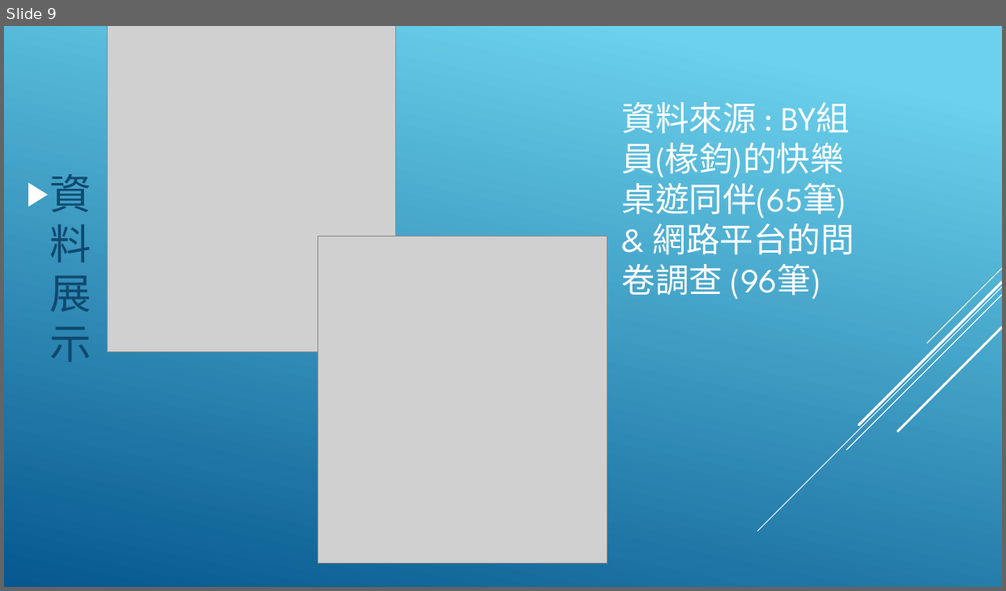
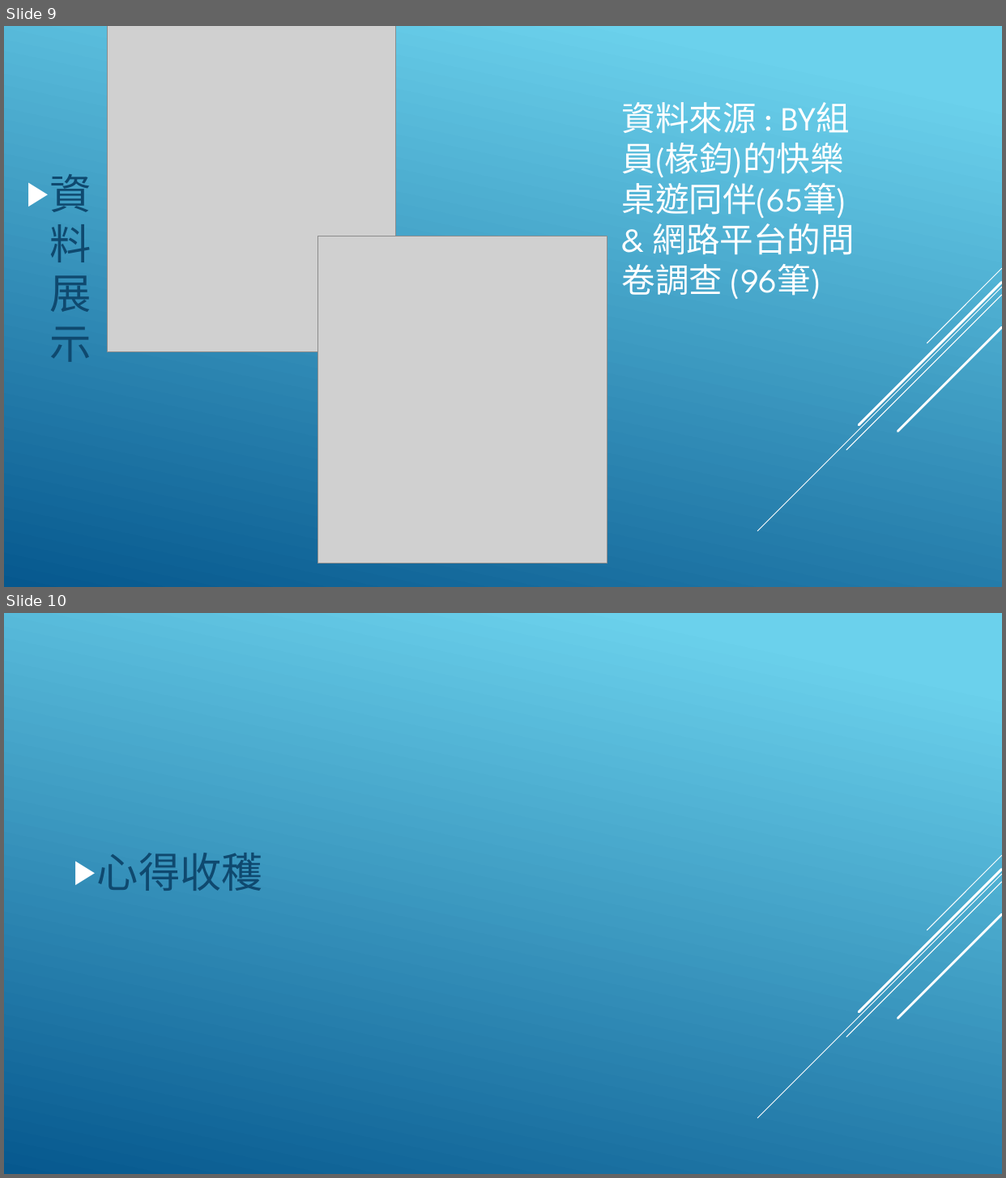
Before and after one commit to EastDetective/BoardGame, a slide deck: FinalPitch.pptx. Shown one above the other, each under a label of ours: slide 9 before the commit, slides 9 and 10 after it. The pictures are 1006x591 and 1006x1178 pixels, drawn with LibreOffice and Linux fonts; fonts in the diff are those of the drawing; grey boxes stand for pictures. Boxes give left, top, right and bottom in pixels: in the first picture for what was removed or moved away, otherwise in the second. Text is boxed around its words. In the diff, an @@ line names an element or a change of style, - is before the commit and + after.

```diff
--- a/FinalPitch.pptx
+++ b/FinalPitch.pptx
@@ slide 10 added at (4, 613, 1002, 1174), background gradient #6ED2EB to #06588E; not listed: 5 template elements that a slide beside it also shows @@
@@ text added at (97, 853, 263, 891), 40 pt, text #0F496F @@
+▶ 心得收穫
```
Also in this commit, not shown: 1 slide changed, 1 other slide added, 2 other files.
